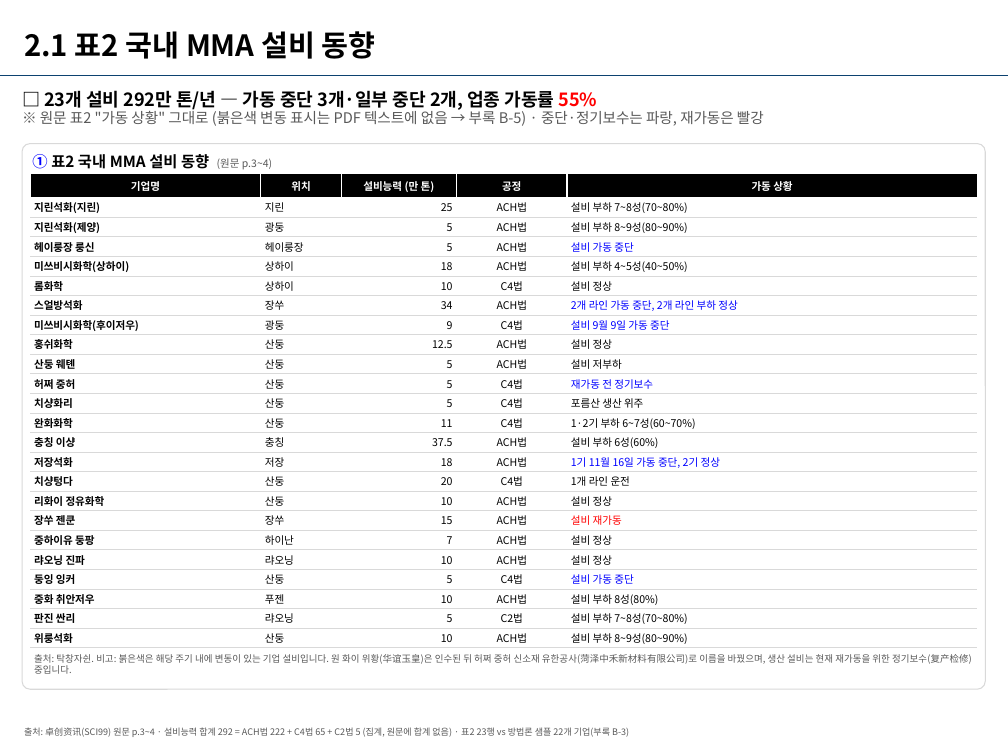
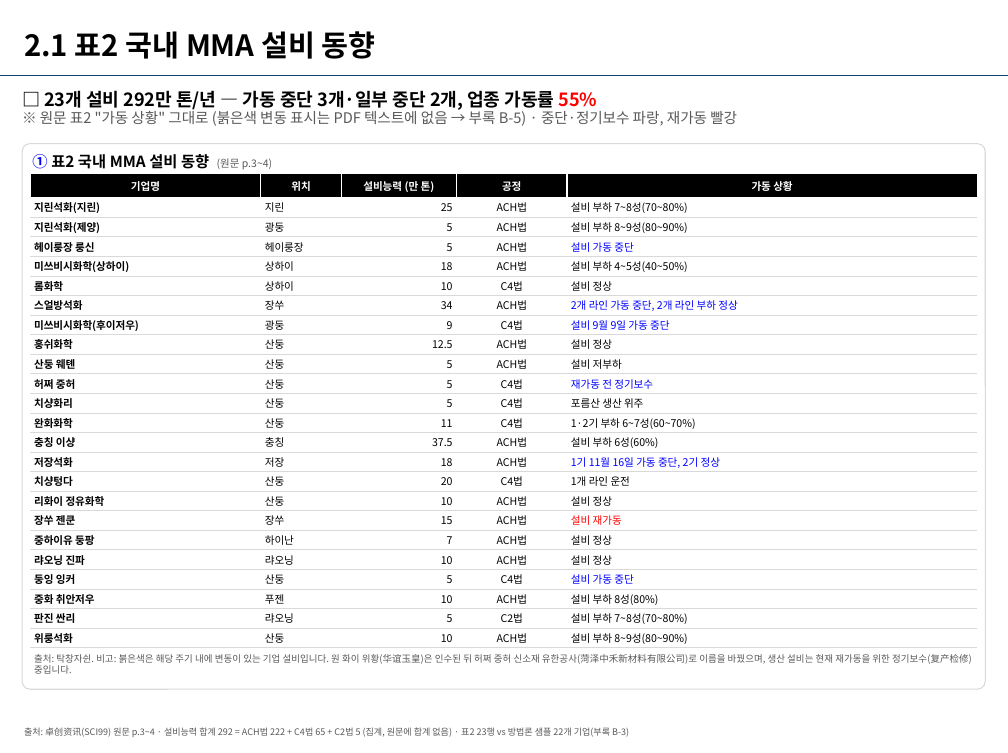
Before and after one commit to jskimlam/chem99-report, a slide deck: slide 6 of archive/2026-W47/chem99레포트_MMA_20261120_전체_S01-S12.pptx. Drawn at 1008x753 pixels with LibreOffice and Linux fonts; fonts in the diff are those of the drawing; background and template pictures are left out. Boxes give left, top, right and bottom in pixels: in the first picture for what was removed or moved away, otherwise in the second. Text is boxed around its words. In the diff, an @@ line names an element or a change of style, - is before the commit and + after.

```diff
--- a/archive/2026-W47/chem99레포트_MMA_20261120_전체_S01-S12.pptx
+++ b/archive/2026-W47/chem99레포트_MMA_20261120_전체_S01-S12.pptx
@@ text at [40, 109, 737, 126]: text changed @@
-※ 원문 표2 "가동 상황" 그대로 (붉은색 변동 표시는 PDF 텍스트에 없음 → 부록 B-5) · 중단·정기보수는 파랑, 재가동은 빨강
+※ 원문 표2 "가동 상황" 그대로 (붉은색 변동 표시는 PDF 텍스트에 없음 → 부록 B-5) · 중단·정기보수 파랑, 재가동 빨강
```
Also in this commit, not shown: 6 other slides changed, 9 other files.
